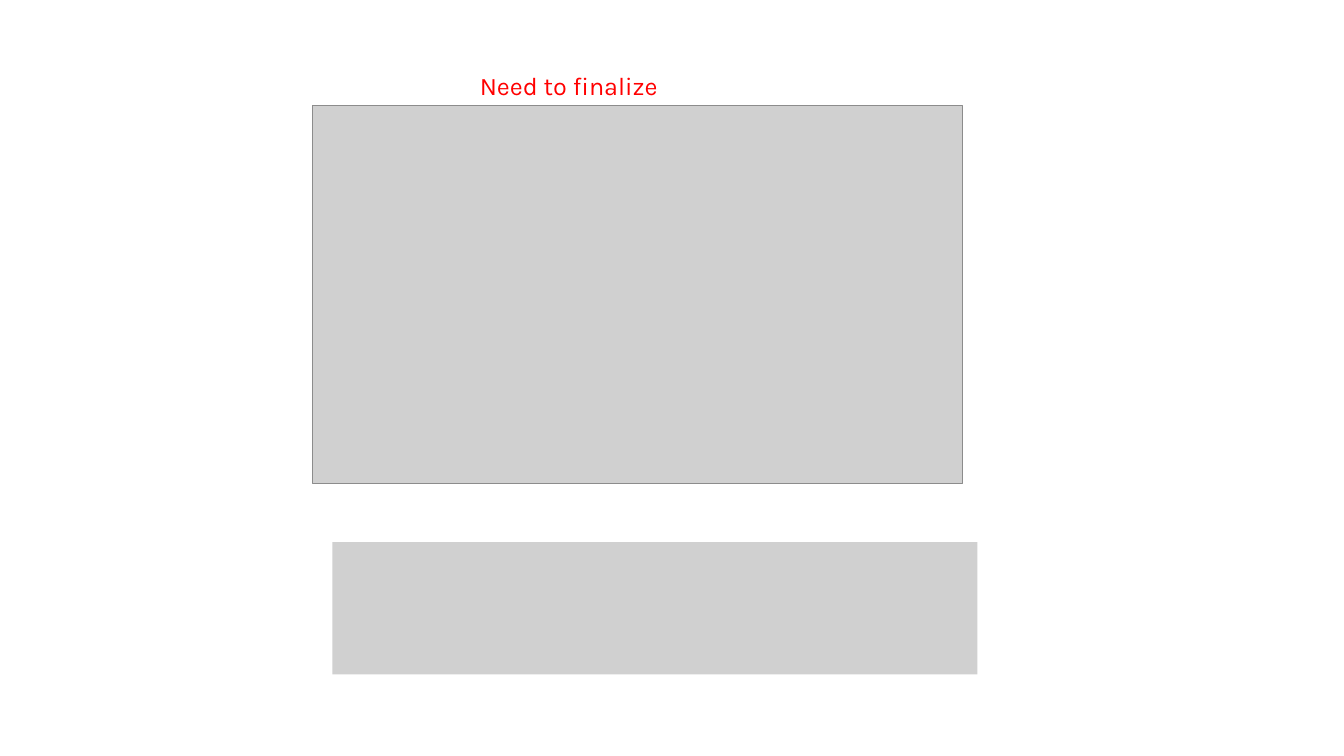
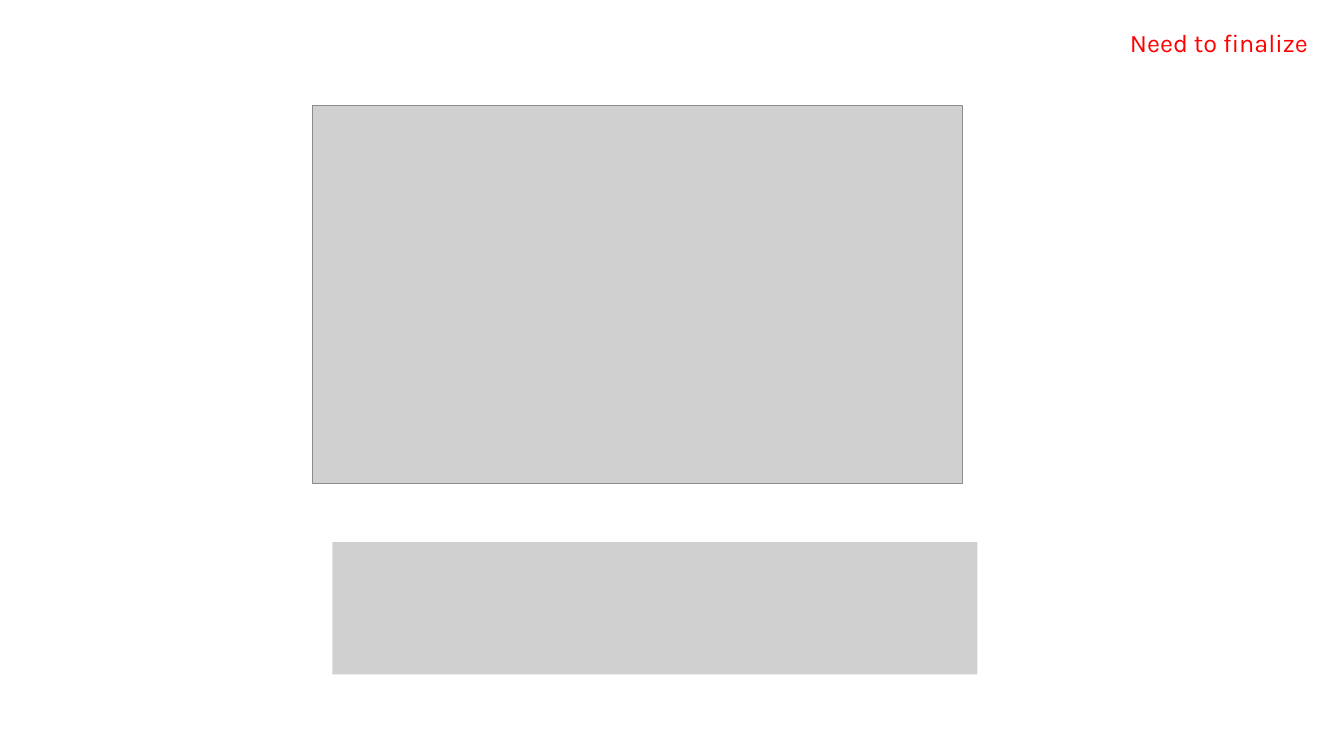
Before and after one commit to tyokokur/presentations, a slide deck: slide 1 of SYSG3_paper.pptx. Drawn at 1344x756 pixels with LibreOffice and Linux fonts; fonts in the diff are those of the drawing; grey boxes stand for pictures. Boxes give left, top, right and bottom in pixels: in the first picture for what was removed or moved away, otherwise in the second. Text is boxed around its words. In the diff, an @@ line names an element or a change of style, - is before the commit and + after.

```diff
--- a/SYSG3_paper.pptx
+++ b/SYSG3_paper.pptx
@@ text "Need to finalize": place and size @@
-text "Need to finalize" at [480,77,658,96]
+text "Need to finalize" at [1130,34,1308,53]
```
Also in this commit, not shown: 1 other slide changed.
